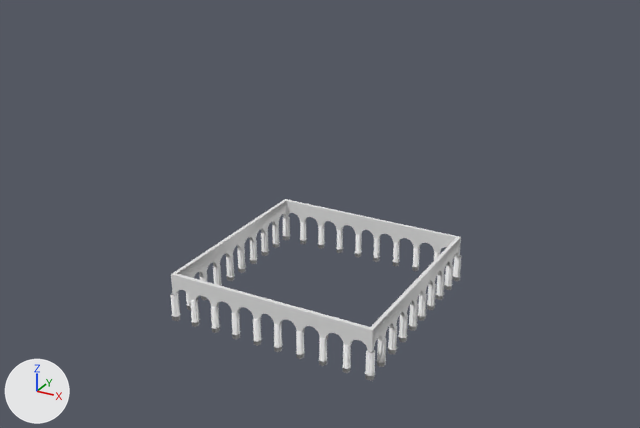
The glTF model reconstitution.glb, before and after one commit.
Before and after are seen from a 50 mm lens placed at (38.5, -70.4, 44.6), pointed at (-1.1, 1.6, 8.6). The lights are fixed; the arrows at lower left show +X, +Y and +Z. Where no turn or scale is listed for an object, it has been applied to the vertices. Vertices at the same position are counted once.

Objects in the first picture: 'arcades', 'colonnes'.
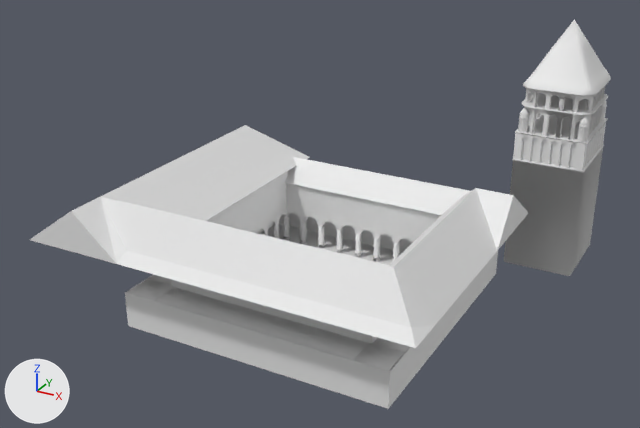
Location of each change, [x1, y1, x2, y2] in pixels of the pictures (640 x 428 px):
'Batiment Ouest', added: after [30, 125, 528, 348]
'arcades', reshaped: before [171, 199, 461, 352]; after [171, 171, 442, 343]
'sol et murs ext cloitre', added: after [125, 213, 498, 409]
'plan', added: after [504, 145, 604, 276]
'Voutes.002', added: after [154, 287, 369, 361]
'base toit', added: after [523, 19, 611, 96]
'niv-2', added: after [513, 123, 606, 170]
'Voutes angle', added: after [126, 279, 405, 372]
'niv-3', added: after [525, 104, 603, 140]
'niv-2-3', added: after [515, 114, 608, 144]
'niv-4', added: after [525, 86, 605, 113]
'niv-3-4', added: after [522, 93, 608, 115]
'niv-3-tourelle', added: after [518, 108, 589, 142]
'Voutes.001', added: after [373, 338, 410, 353]
'Voutes', added: after [149, 214, 283, 285]
'niv-3-tourelle.001', added: after [601, 101, 607, 121]
part 1 of me_cylinder_001, built on: before [172, 199, 460, 330]; after [206, 171, 442, 231]
'colonnes', unchanged, covered by the edit: before [171, 217, 461, 381]; after [261, 217, 399, 262]

Edits to the bpy script that builds the scene:
```text
Change me_cylinder_001:
    remove me_cylinder_001.from_pydata(...)  # 1244 vertices, 2508 faces; spans x -10.8..10.8, y -10.7..10.7, z 2.7..5.0
    add me_cylinder_001.from_pydata(...)  # 1290 vertices, 2600 faces; spans x -10.8..10.8, y -10.7..10.7, z 2.7..9.0
    me_cylinder_001 part 1
    24 faces are deleted
    24 new vertices lie (0.0, 0.0, 2.3) away from vertices in x -10.8..10.8, y -10.7..10.7, z 5.0
    22 new vertices lie (0.0, 0.0, 1.7) away from vertices in x -10.8..10.8, y -10.7..10.7, z 7.3
    116 new faces join them
Add me_plane_004:
    me_plane_004.from_pydata([(-13.9, -13.9, 0.0), (13.9, -13.9, 0.0), (-13.9, 13.9, 0.0), (13.9, 13.9, 0.0), (-13.9, 13.9, 3.7), (-13.9, -13.9, 3.7), (13.9, -13.9, 3.7), (13.9, 13.9, 3.7)], [], [(0, 2, 3), (0, 3, 1), (3, 2, 4), (3, 4, 7), (0, 1, 6), (0, 6, 5), (1, 3, 7), (1, 7, 6), (2, 0, 5), (2, 5, 4)])
Add ob_niv_4:
    ob_niv_4 = bpy.data.objects.new('niv-4', me_cube_004)  # 1116 vertices, 2400 faces; spans x -0.25..6.62, y -4.34..4.34, z -0.91..1.2
    ob_niv_4.location = (14.16, 21.64, 18.92)
Add ob_niv_3:
    ob_niv_3 = bpy.data.objects.new('niv-3', me_cube_014)  # 1096 vertices, 2360 faces; spans x -0.25..6.6, y -4.42..4.42, z -1.43..1.43
    ob_niv_3.location = (14.19, 21.64, 16.56)
Add ob_niv_3_tourelle_001:
    ob_niv_3_tourelle_001 = bpy.data.objects.new('niv-3-tourelle.001', me_circle_002)  # 768 vertices, 1472 faces; spans x -0.5..6.69, y -0.5..0.5, z -0.01..2.53
    ob_niv_3_tourelle_001.location = (14.28, 25.59, 15.24)
Add ob_base_toit:
    ob_base_toit = bpy.data.objects.new('base toit', me_cube_013)  # 218 vertices, 432 faces; spans x -3.79..3.79, y -4.62..4.62, z -0.07..6.49
    ob_base_toit.location = (17.39, 21.64, 19.98)
Add ob_niv_3_4:
    ob_niv_3_4 = bpy.data.objects.new('niv-3-4', me_cube_012)  # 4056 vertices, 8108 faces; spans x -3.75..3.75, y -4.58..4.58, z -0.07..0.07
    ob_niv_3_4.location = (17.4, 21.67, 17.99)
Add ob_niv_2_3:
    ob_niv_2_3 = bpy.data.objects.new('niv-2-3', me_cube_011)  # a box spanning x -3.77..3.77, y -4.63..4.63, z -0.06..0.06
    ob_niv_2_3.location = (17.4, 21.62, 15.16)
Add ob_niv_3_tourelle:
    ob_niv_3_tourelle = bpy.data.objects.new('niv-3-tourelle', me_circle_002.copy())
    ob_niv_3_tourelle.location = (14.29, 17.58, 15.24)
Add ob_plan:
    ob_plan = bpy.data.objects.new('plan', me_plane_007)  # 16 vertices, 28 faces; spans x -3.74..3.74, y -4.61..4.61, z -12.08..0.11
    ob_plan.location = (17.4, 21.6, 12.12)
Add ob_niv_2:
    ob_niv_2 = bpy.data.objects.new('niv-2', me_plane_006)  # 1240 vertices, 2531 faces; spans x -4.6..2.74, y -4.6..4.6, z 0.11..2.95
    ob_niv_2.location = (18.29, 21.6, 12.12)
Add ob_sol_et_murs_ext_cloitre:
    ob_sol_et_murs_ext_cloitre = bpy.data.objects.new('sol et murs ext cloitre', me_plane_004)
    ob_sol_et_murs_ext_cloitre.location = (0.0, 0.0, 0.0)
Add ob_batiment_ouest:
    ob_batiment_ouest = bpy.data.objects.new('Batiment Ouest', me_plane_003)  # 63 vertices, 114 faces; spans x -6.0..33.3, y -17.2..15.2, z -4.9..0.9
    ob_batiment_ouest.location = (-15.82, -0.3, 12.29)
Add ob_voutes_002:
    ob_voutes_002 = bpy.data.objects.new('Voutes.002', me_cube_006)  # 999 vertices, 1910 faces; spans x -10.6..10.6, y -13.9..-10.7, z 0.0..3.6
    ob_voutes_002.location = (0.0, 0.0, 0.0)
Add ob_voutes_001:
    ob_voutes_001 = bpy.data.objects.new('Voutes.001', me_cube_005)  # 1083 vertices, 1980 faces; spans x -1.6..1.6, y -20.0..1.2, z -1.8..1.8
    ob_voutes_001.location = (12.29, 9.43, 1.81)
Add ob_voutes_angle:
    ob_voutes_angle = bpy.data.objects.new('Voutes angle', me_cube_002)  # 584 vertices, 1152 faces; spans x -13.8..13.8, y -13.9..13.9, z 2.5..3.7
    ob_voutes_angle.location = (0.0, 0.0, 0.0)
Add ob_voutes:
    ob_voutes = bpy.data.objects.new('Voutes', me_cube_001)  # 1083 vertices, 1980 faces; spans x -1.6..1.6, y -20.0..1.2, z -1.8..1.8
    ob_voutes.location = (-12.17, 9.43, 1.81)
```
